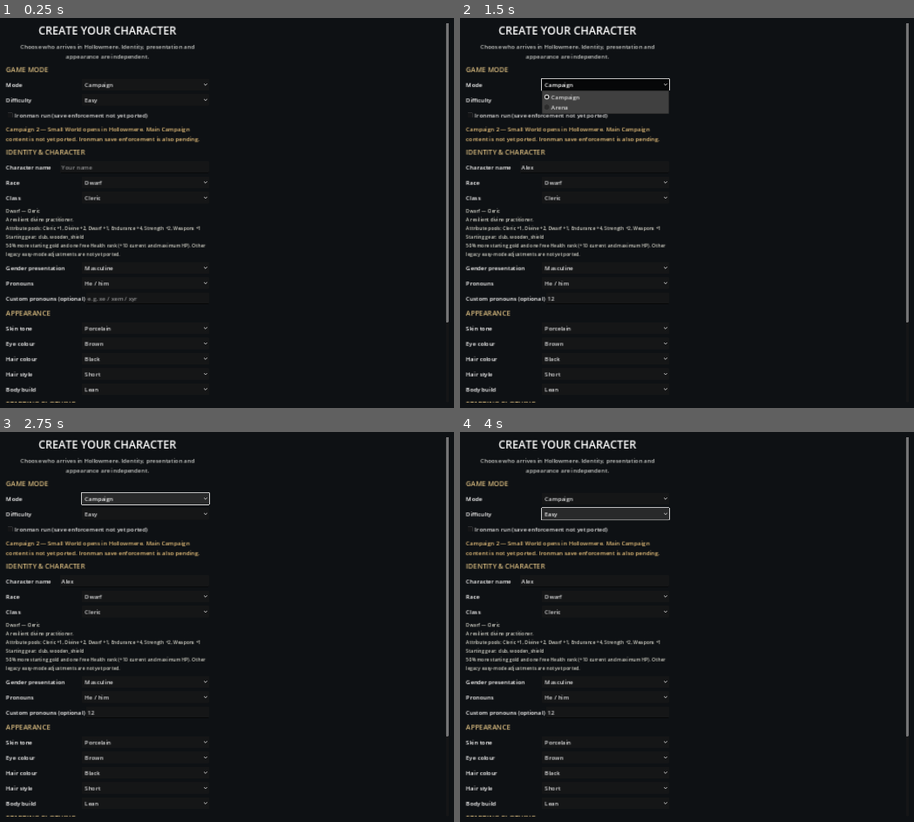
Above: before the commit, frames 1-4 (two rows, left to right).
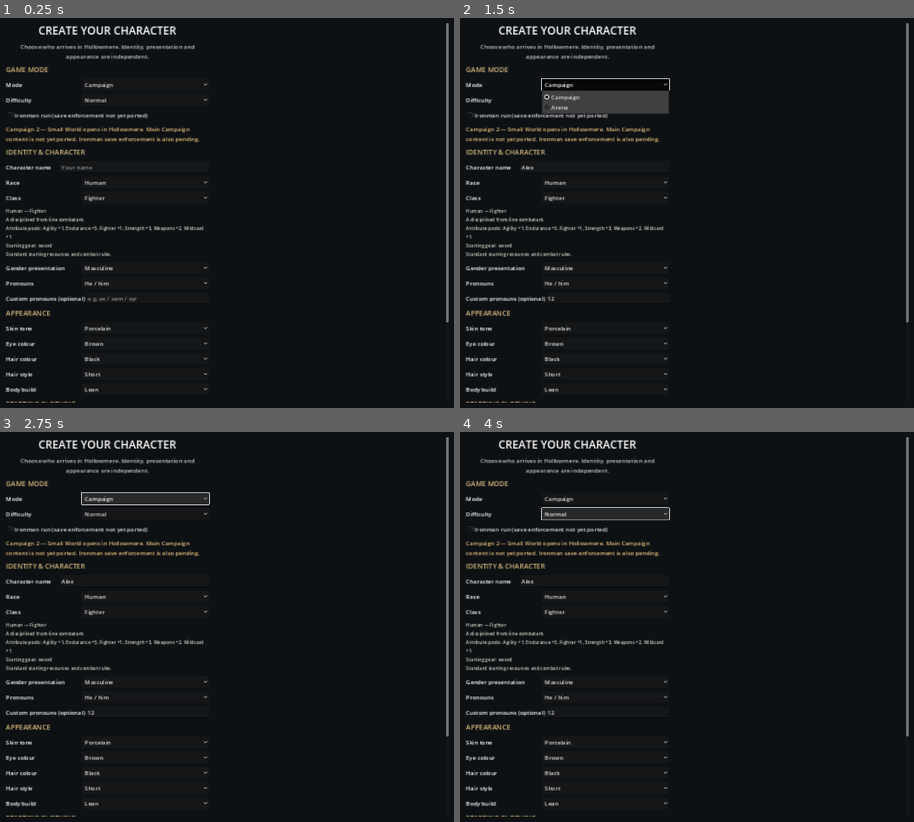
Above: after the commit, the same moments.

Repository: ScottENOC/Silverhart-Saga-3D
Game: Godot game, scene res://scenes/main.tscn
Same seed, same stepped clock (60 frames per second), same inputs: the game is played once before the commit and once after it.
Inputs (mouse positions are in pixels of both pictures, inside the frame that each line leads up to):
- Up to frame 1 (0.25 s): no input
- Up to frame 2 (1.5 s): click (596, 166) at 0.52 s; type "Alex" at 0.6 s; click (609, 298) at 0.75 s; type "12" at 0.83 s; click "Campaign" at 1.25 s
- Up to frame 3 (2.75 s): click "Campaign" at 2 s
- Up to frame 4 (4 s): click (605, 513) at 2.75 s, where only the run before the commit has a clickable "Easy"; click (605, 513) at 3.5 s, where only the run before the commit has a clickable "Easy"

The runs differ from the first frame. In frame 1, 1.0% of the frame differs, in the area x 1-46%, y 20-62%; in frame 2, 1.0%; in frame 3, 1.0%; in frame 4, 1.0%.
Error before the commit: Invalid assignment of property or key 'disabled' with value of type 'bool' on a base object of type 'Nil'. (res://scripts/ui/player_character_creator.gd:227)
Error after the commit: Invalid assignment of property or key 'disabled' with value of type 'bool' on a base object of type 'Nil'. (res://scripts/ui/player_character_creator.gd:231)

Commit message:
Fix default selections and mode control initialization

Diff:
--- a/scripts/ui/player_character_creator.gd
+++ b/scripts/ui/player_character_creator.gd
@@ -104,6 +104,9 @@
     for class_id in RULES.class_ids():
         class_select.add_item(String(RULES.class_definition(class_id).get("label", class_id)))
         class_select.set_item_metadata(class_select.item_count - 1, class_id)
+    _select_metadata(race_select, "human")
+    _select_metadata(class_select, "fighter")
+    _select_metadata(difficulty_select, "normal")
     race_select.item_selected.connect(_refresh_character_preview)
     class_select.item_selected.connect(_refresh_character_preview)
     difficulty_select.item_selected.connect(_refresh_character_preview)
@@ -139,6 +142,7 @@
     start_button.custom_minimum_size = Vector2(0, 52)
     start_button.pressed.connect(_finish)
     panel.add_child(start_button)
+    _update_mode_controls(game_mode_select.selected)
 
 func _section(parent: VBoxContainer, text_value: String) -> void:
     var label := Label.new()
@@ -225,7 +229,9 @@
     var arena := game_mode_select.get_item_text(game_mode_select.selected) == "Arena"
     mode_note.text = "Arena is selected, but its lobby and combat loop have not yet been ported. Select Campaign to beg …(181 unchanged characters)…
     start_button.disabled = arena
-    start_button.text = "ARENA MODE NOT YET AVAILABLE" if arena else "BEGIN IN HOLLOWMERE"
+    if start_button != null:
+        start_button.disabled = arena
+        start_button.text = "ARENA MODE NOT YET AVAILABLE" if arena else "BEGIN IN HOLLOWMERE"
 
 func _select_text(select: OptionButton, value: String) -> void:
     for index in range(select.item_count):
